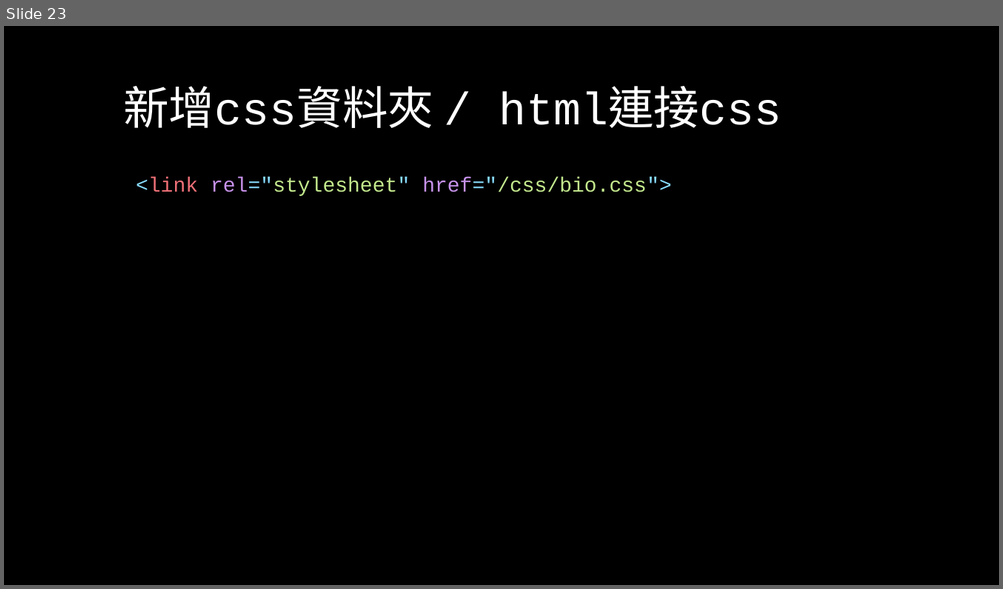
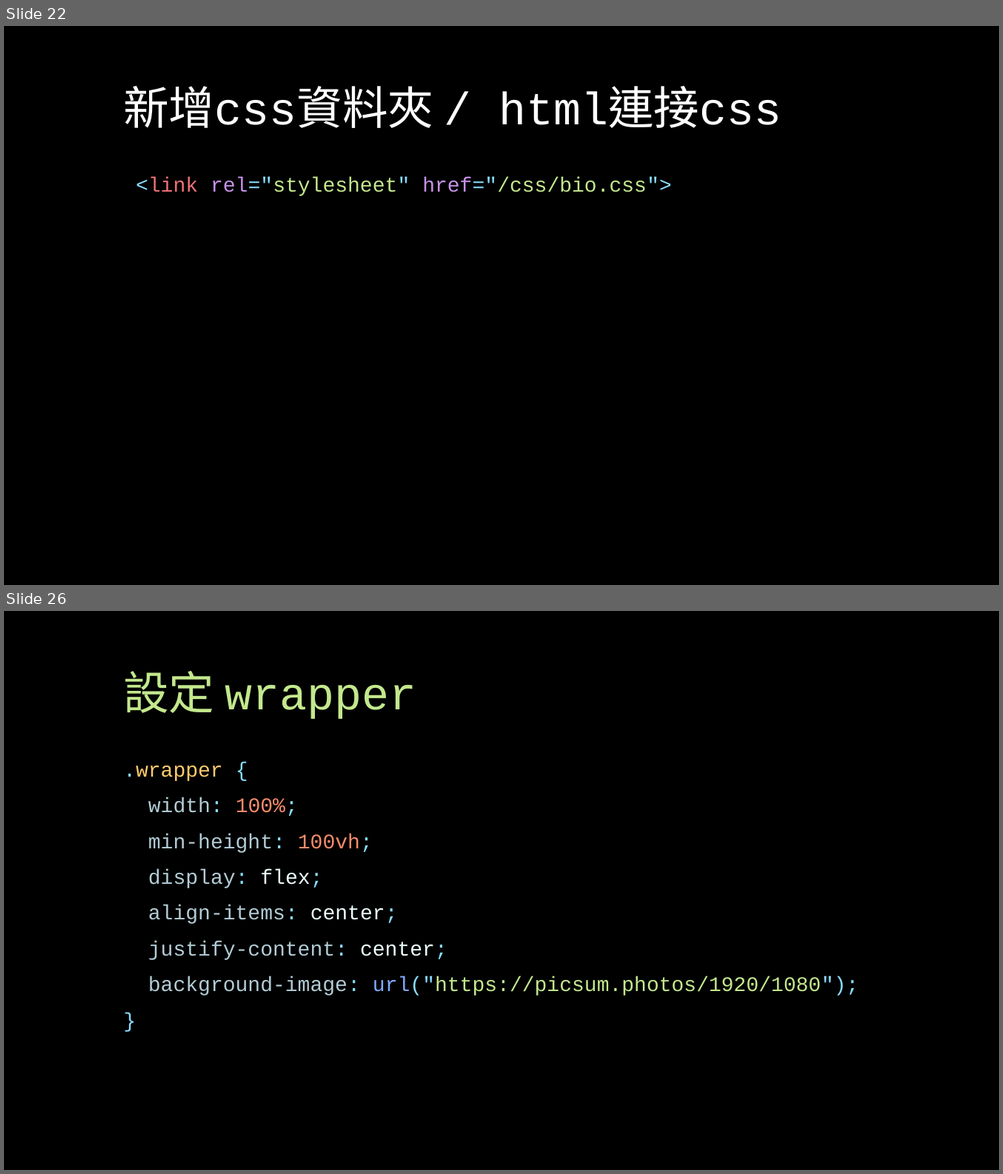
Before and after one commit to Alicexdcw/FrontEndTutorial, a slide deck: sidle-project-porfit.pptx. Shown one above the other, each under a label of ours: slide 23 before the commit, slides 22 and 26 after it; the slides between them are not shown. The pictures are 1003x589 and 1003x1174 pixels, drawn with LibreOffice and Linux fonts; fonts in the diff are those of the drawing. Boxes give left, top, right and bottom in pixels: in the first picture for what was removed or moved away, otherwise in the second. Text is boxed around its words. In the diff, an @@ line names an element or a change of style, - is before the commit and + after.

Commit message:
change background

```diff
--- a/sidle-project-porfit.pptx
+++ b/sidle-project-porfit.pptx
@@ slide 26 added at bbox=[4, 611, 999, 1170], background #EFEDE3; not listed: 2 template elements that a slide beside it also shows @@
@@ title added at bbox=[123, 671, 416, 719], 44 pt, text #C3E88D @@
+設定 wrapper
@@ text added at bbox=[123, 766, 859, 996], 20 pt, text #B2CCD6 @@
+.wrapper {
+width: 100%;
+min-height: 100vh;
+display: flex;
+align-items: center;
+justify-content: center;
+background-image: url("https://picsum.photos/1920/1080");
+}
@@ what was slide 23 is now slide 22 @@
```
Also in this commit, not shown: 1 slide changed, 3 other slides added, 2 slides removed, 1 other file.
